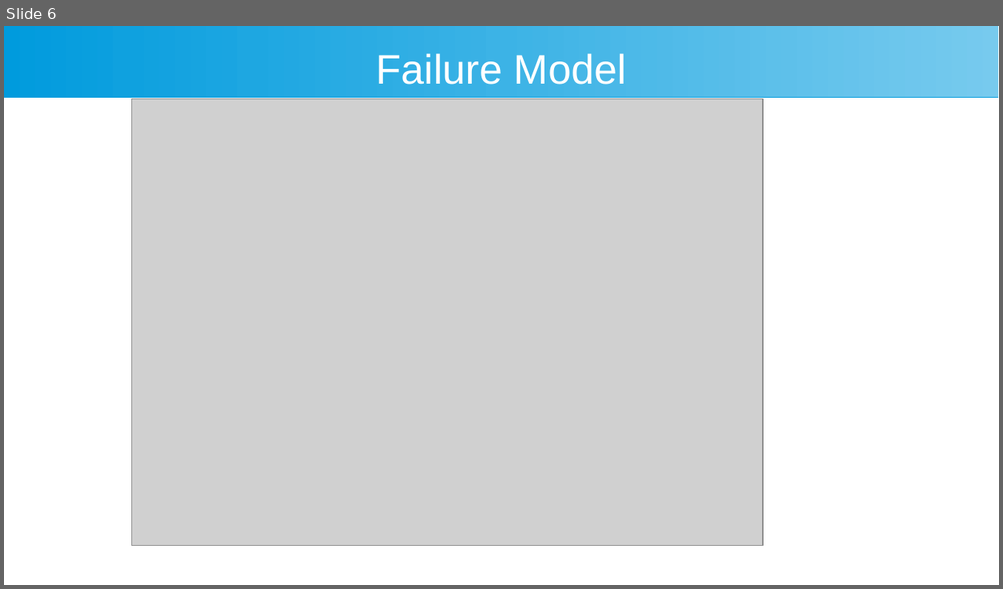
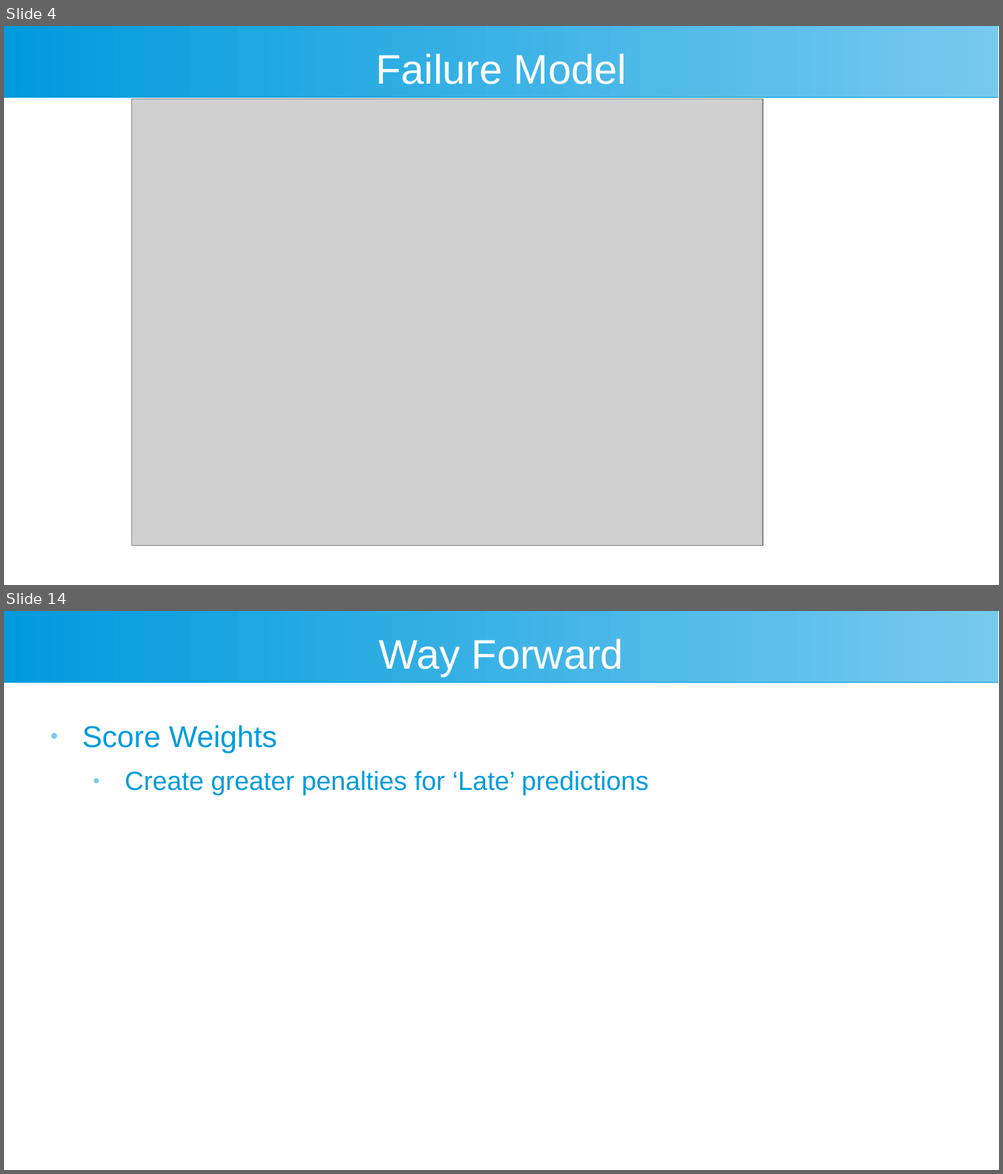
Before and after one commit to arcweld/DSI_Capstone_2, a slide deck: presentation/Weld_Capstone2.odp. Shown one above the other, each under a label of ours: slide 6 before the commit, slides 4 and 14 after it; the slides between them are not shown. The pictures are 1003x589 and 1003x1174 pixels, drawn with LibreOffice and Linux fonts; fonts in the diff are those of the drawing; grey boxes stand for pictures. Boxes give left, top, right and bottom in pixels: in the first picture for what was removed or moved away, otherwise in the second. Text is boxed around its words. In the diff, an @@ line names an element or a change of style, - is before the commit and + after.

```diff
--- a/presentation/Weld_Capstone2.odp
+++ b/presentation/Weld_Capstone2.odp
@@ slide 14 added at (4,611,999,1170), background #FFFFFF; not listed: 1 template element that a slide beside it also shows @@
@@ title added at (379,638,623,676), 33 pt, text #FFFFFF @@
+Way Forward
@@ text added at (82,725,649,796), 21 pt, text #009BDD @@
+● Score Weights
+  ● Create greater penalties for ‘Late’ predictions
@@ what was slide 6 is now slide 4 @@
```
Also in this commit, not shown: 5 slides changed, 9 other slides added, 1 slide removed, 6 other files.
